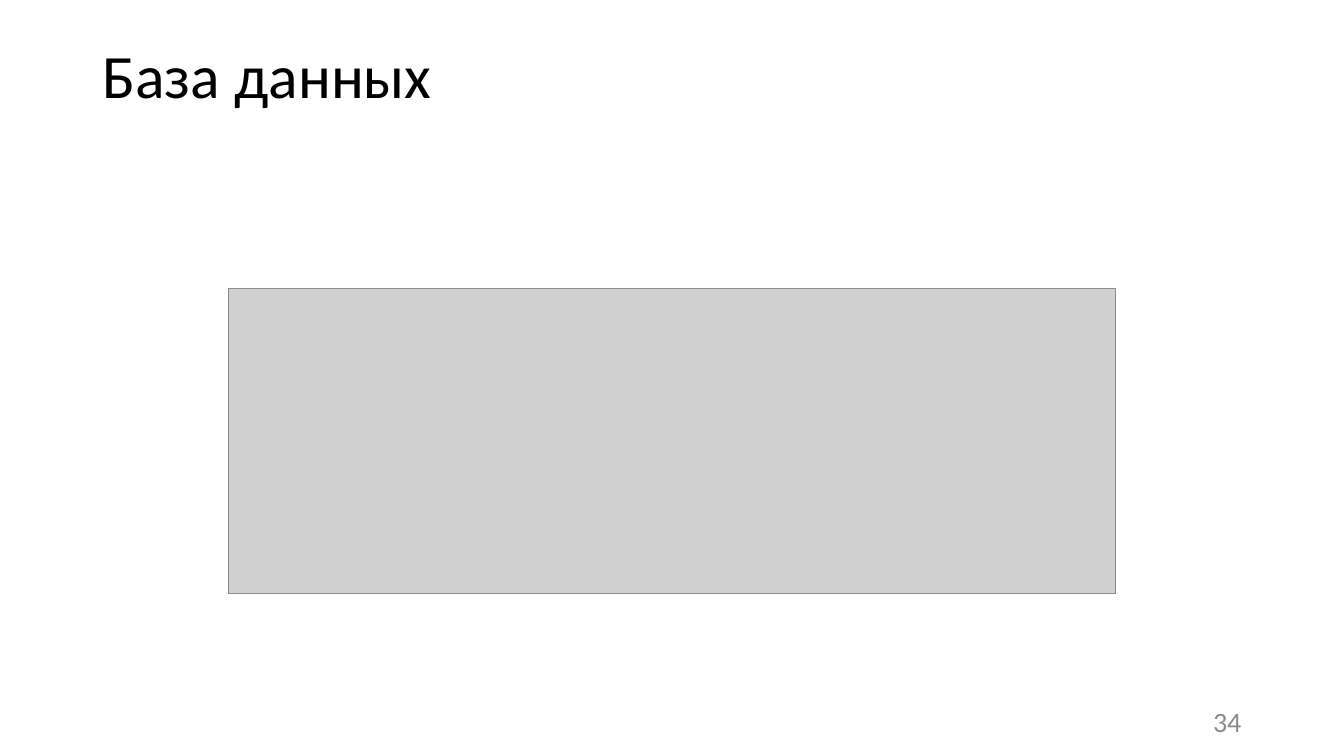
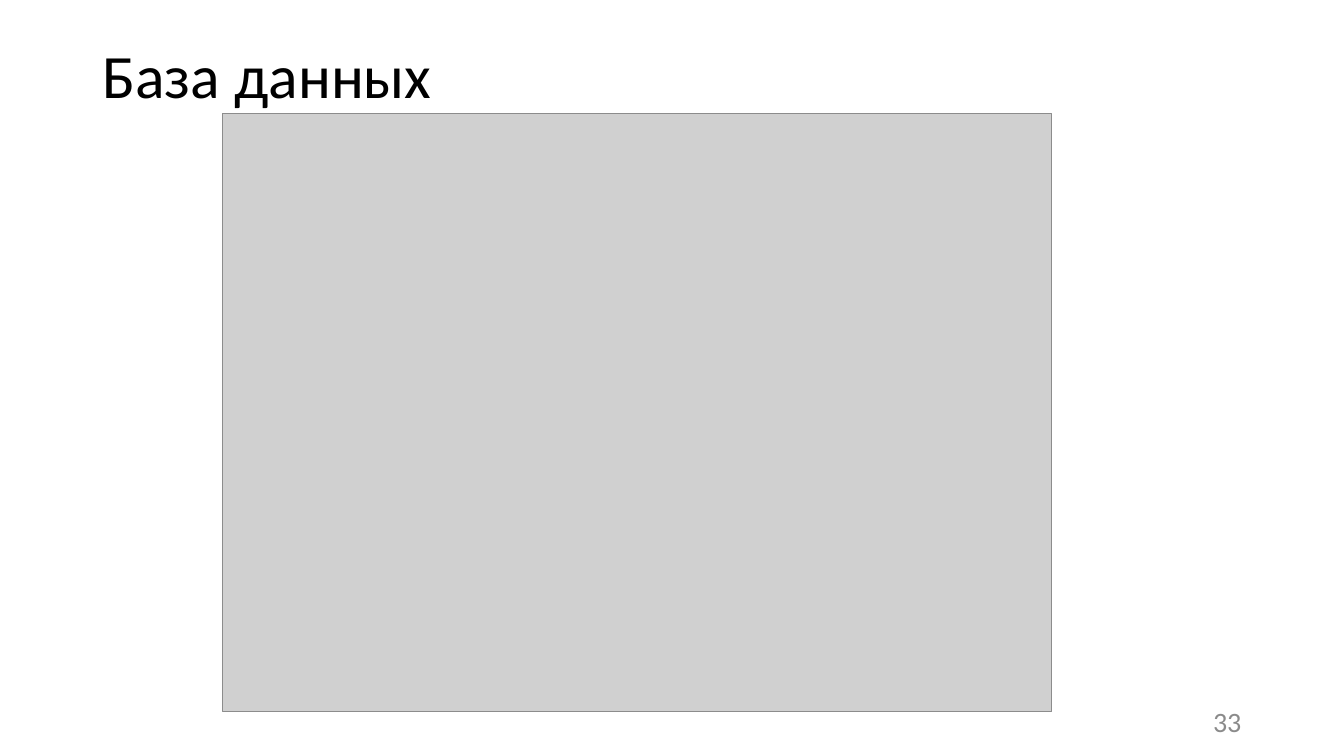
Before and after one commit to DimaOshchepkov/vyatsu_applicant_bot, a slide deck: slide 33 of reports/ПрезентацияОщепковДО.pptx (slide 34 before the commit). Drawn at 1344x756 pixels with LibreOffice and Linux fonts; fonts in the diff are those of the drawing; grey boxes stand for pictures. Boxes give left, top, right and bottom in pixels: in the first picture for what was removed or moved away, otherwise in the second. Text is boxed around its words. In the diff, an @@ line names an element or a change of style, - is before the commit and + after.

```diff
--- a/reports/ПрезентацияОщепковДО.pptx
+++ b/reports/ПрезентацияОщепковДО.pptx
@@ picture added at <box>223,113,1052,712</box> @@
@@ picture removed at <box>229,288,1115,594</box> @@
@@ page number at <box>1213,714,1241,732</box>: text changed @@
-34
+33
```
Also in this commit, not shown: 8 other slides changed, 1 slide added, 7 other files.
